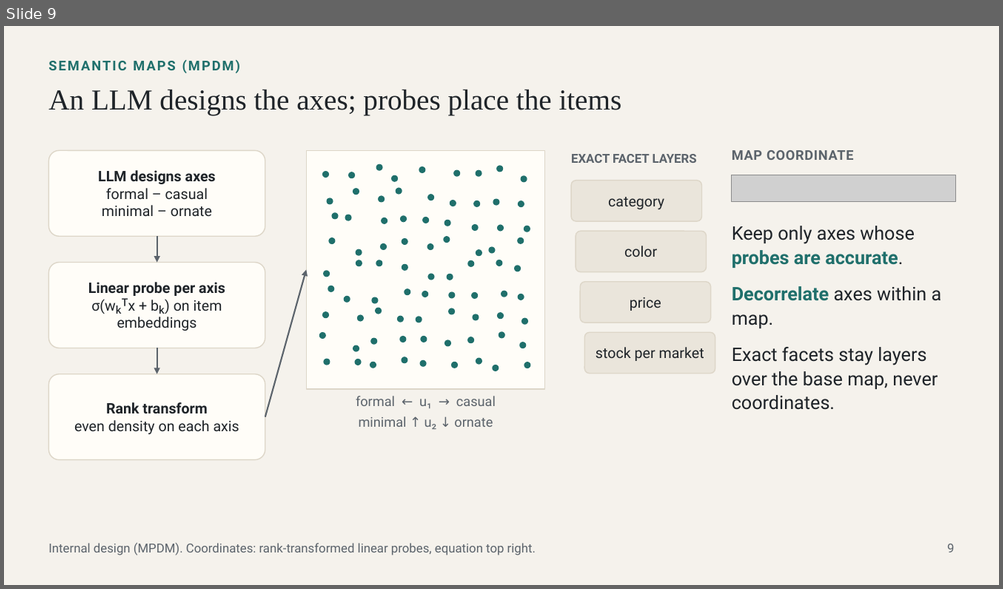
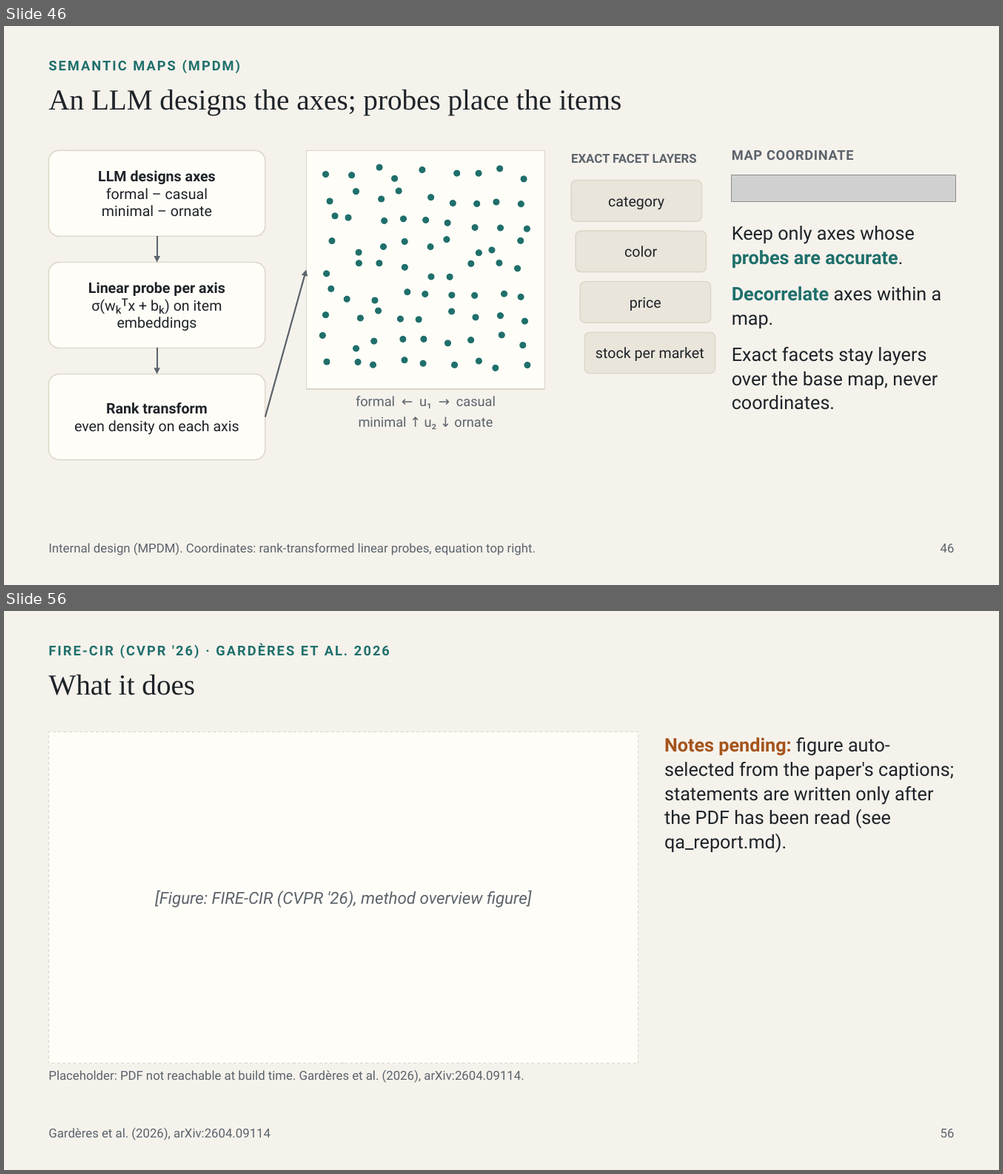
Before and after one commit to hanialshater/ras, a slide deck: deck/fashion_search_landscape.pptx. Shown one above the other, each under a label of ours: slide 9 before the commit, slides 46 and 56 after it; the slides between them are not shown. The pictures are 1003x589 and 1003x1174 pixels, drawn with LibreOffice and Linux fonts; fonts in the diff are those of the drawing; grey boxes stand for pictures. Boxes give left, top, right and bottom in pixels: in the first picture for what was removed or moved away, otherwise in the second. Text is boxed around its words. In the diff, an @@ line names an element or a change of style, - is before the commit and + after.

```diff
--- a/deck/fashion_search_landscape.pptx
+++ b/deck/fashion_search_landscape.pptx
@@ slide 56 added at [4, 611, 999, 1170], background #F5F2EC @@
@@ text added at [48, 643, 390, 658], 13 pt, text #1F6F6B, bold @@
+FIRE-CIR (CVPR '26) · GARDÈRES ET AL. 2026
@@ text added at [48, 674, 195, 695], 28 pt, text #1E2328 @@
+What it does
@@ rectangle added at [48, 732, 638, 1064], fill #FFFDF8, outline #DDD6C8 0.75 pt dashed @@
@@ text added at [664, 738, 953, 853], 18 pt, text #1E2328 @@
+Notes pending: figure auto-selected from the paper's captions; statements are written only after the PDF has been read (see qa_report.md).
@@ text added at [155, 891, 531, 908], 16 pt, text #5B636B, italic @@
+[Figure: FIRE-CIR (CVPR '26), method overview figure]
@@ text added at [48, 1071, 523, 1083], 12 pt, text #5B636B @@
+Placeholder: PDF not reachable at build time. Gardères et al. (2026), arXiv:2604.09114.
@@ text added at [48, 1128, 270, 1141], 12 pt, text #5B636B @@
+Gardères et al. (2026), arXiv:2604.09114
@@ text added at [940, 1129, 954, 1138], 12 pt, text #5B636B @@
+56
@@ what was slide 9 is now slide 46 @@
@@ slide 46 changed as well @@
@@ text at [940, 544, 954, 553]: text changed @@
-9
+46
```
Also in this commit, not shown: 5 other slides changed, 80 other slides added, 7 slides removed, 26 other files.
